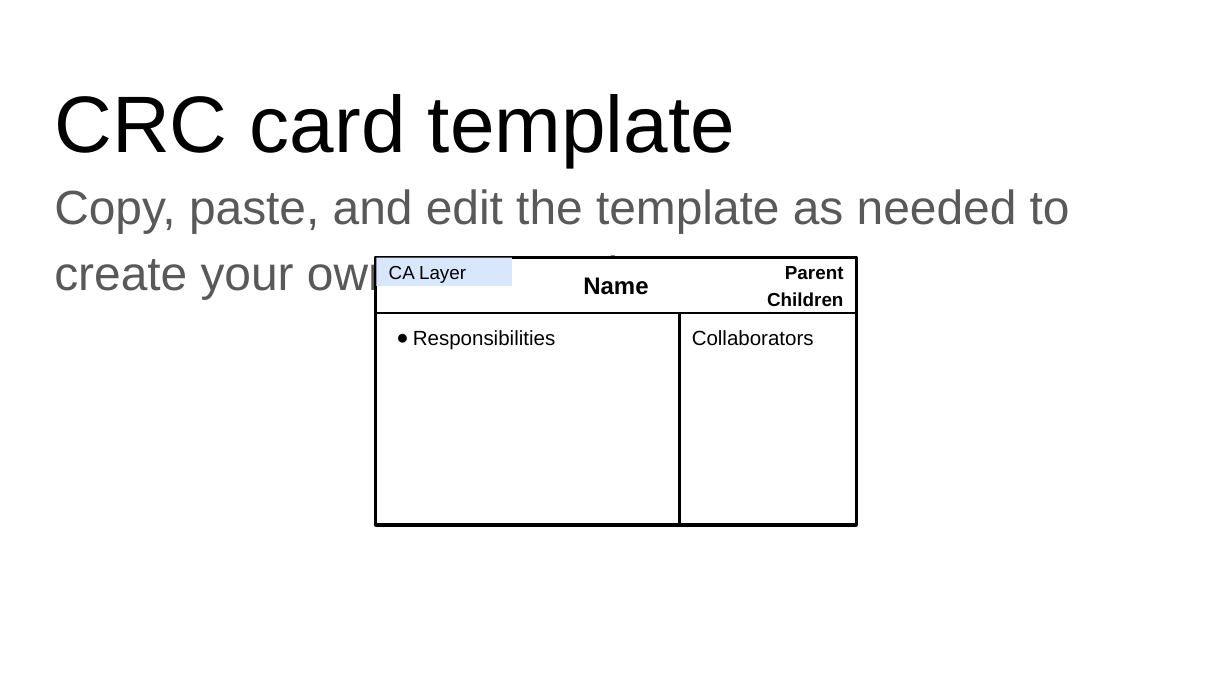
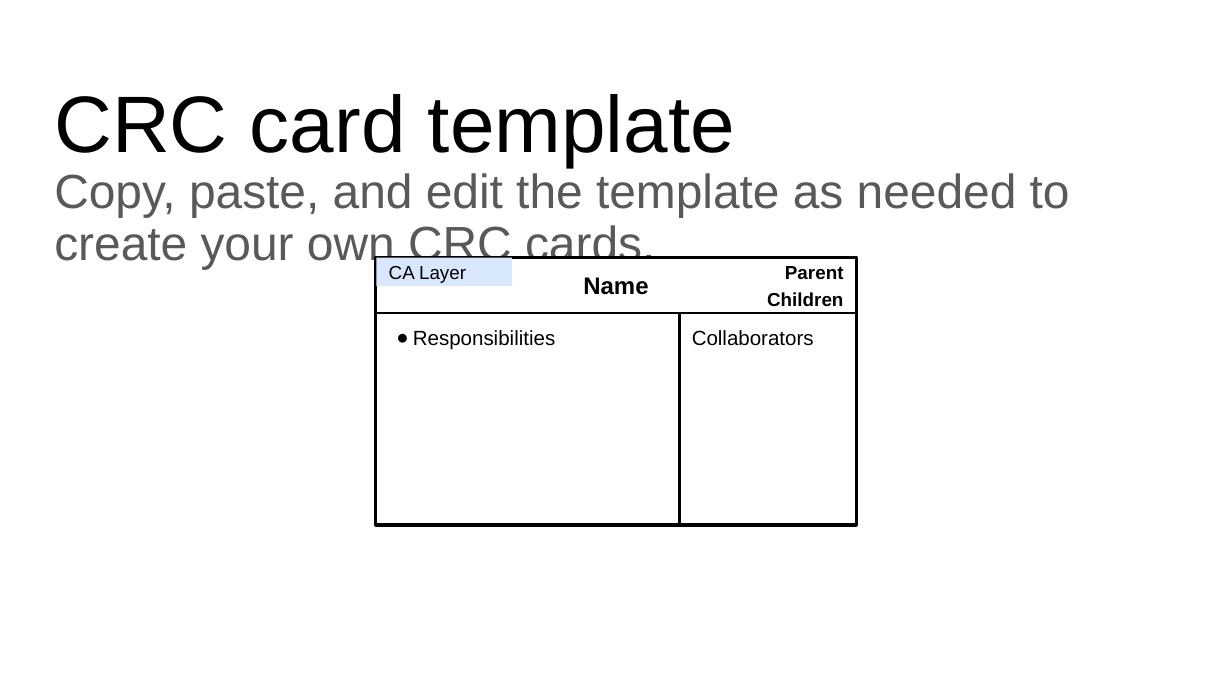
Before and after one commit to CSC207-UofT/course-project-group-fifty-two-uwu, a slide deck: slide 2 of Phase0/CRC Model.pptx. Drawn at 1232x693 pixels with LibreOffice and Linux fonts; fonts in the diff are those of the drawing. Boxes give left, top, right and bottom in pixels: in the first picture for what was removed or moved away, otherwise in the second. Text is boxed around its words. In the diff, an @@ line names an element or a change of style, - is before the commit and + after.

```diff
--- a/Phase0/CRC Model.pptx
+++ b/Phase0/CRC Model.pptx
@@ text "Copy, paste, and edit the ..." at (x1=54, y1=173, x2=1070, y2=269): line spacing 1 to 0.9 @@
```
Also in this commit, not shown: 1 other slide changed, 1 slide added.
